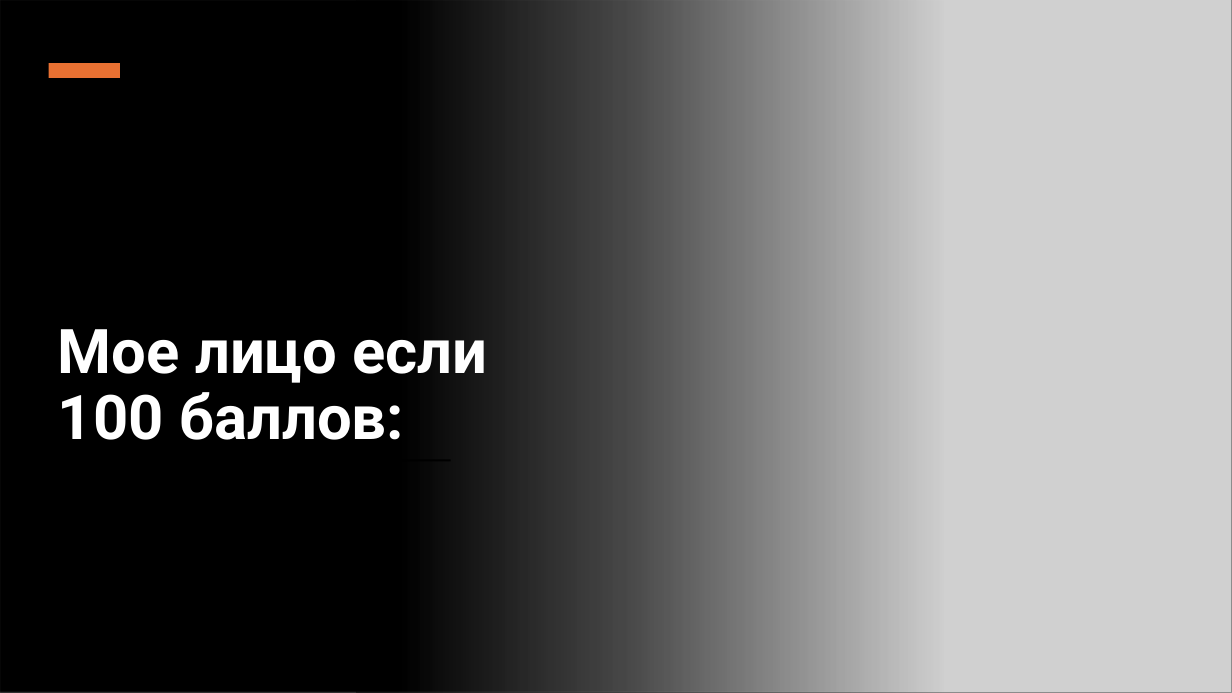
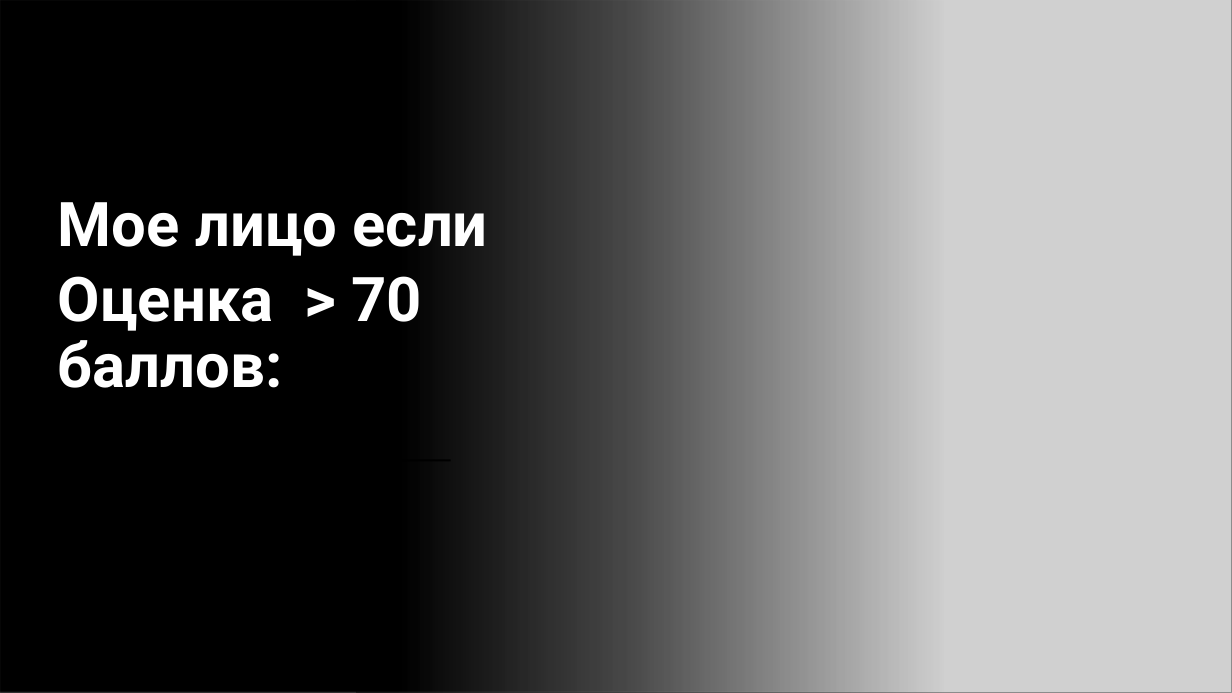
Before and after one commit to evon513/tg_bot_git_hub, a slide deck: slide 20 of тг бот_v2.pptx. Drawn at 1232x693 pixels with LibreOffice and Linux fonts; fonts in the diff are those of the drawing; grey boxes stand for pictures. Boxes give left, top, right and bottom in pixels: in the first picture for what was removed or moved away, otherwise in the second. Text is boxed around its words. In the diff, an @@ line names an element or a change of style, - is before the commit and + after.

```diff
--- a/тг бот_v2.pptx
+++ b/тг бот_v2.pptx
@@ rectangle at [24,49,189,92]: fill #E97132 to #000000; outline none to #000000 1.5 pt; rotation 90 to 0 degrees @@
@@ text at [58,202,488,388]: text changed @@
-Мое лицо если 100 баллов:
+Мое лицо если
+Оценка > 70 баллов:
```
Also in this commit, not shown: 1 other slide changed, 2 other files.
